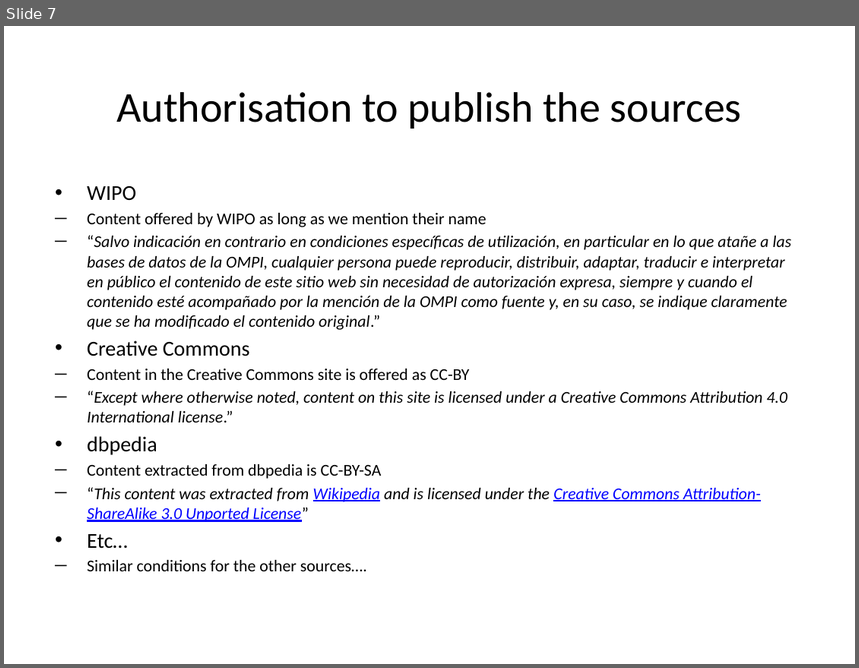
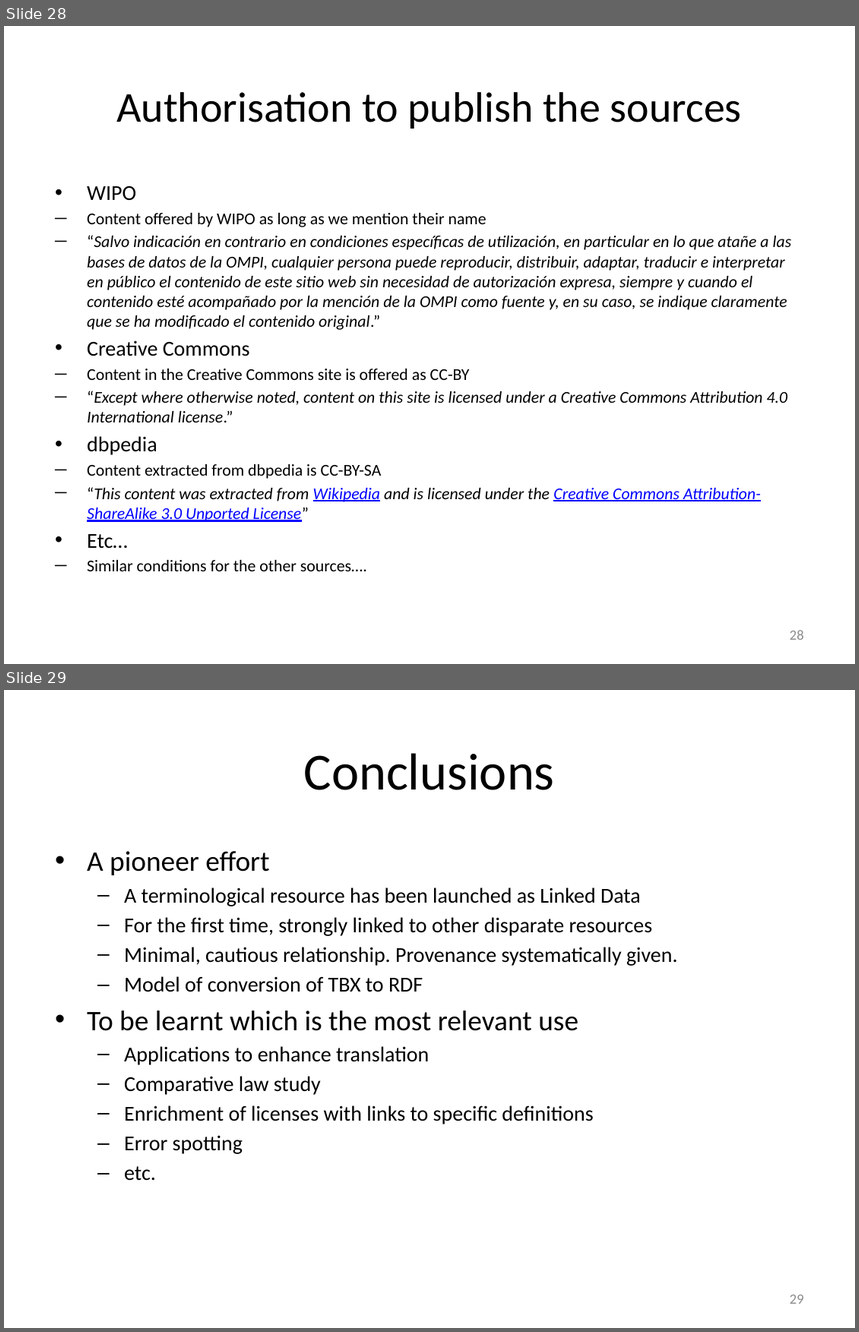
Before and after one commit to liderproject/tbx2rdfservice, a slide deck: slides.pptx. Shown one above the other, each under a label of ours: slide 7 before the commit, slides 28 and 29 after it. The pictures are 859x668 and 859x1332 pixels, drawn with LibreOffice and Linux fonts; fonts in the diff are those of the drawing. Boxes give left, top, right and bottom in pixels: in the first picture for what was removed or moved away, otherwise in the second. Text is boxed around its words. In the diff, an @@ line names an element or a change of style, - is before the commit and + after.

```diff
--- a/slides.pptx
+++ b/slides.pptx
@@ slide 29 added at (4,690,855,1328), background #FFFFFF @@
@@ title added at (304,753,555,790), 44 pt, text #000000 @@
+Conclusions
@@ text added at (87,851,678,1181), 18 pt, text #000000 @@
+• A pioneer effort
+  – A terminological resource has been launched as Linked Data
+  – For the first time, strongly linked to other disparate resources
+  – Minimal, cautious relationship. Provenance systematically given.
+  – Model of conversion of TBX to RDF
+• To be learnt which is the most relevant use
+  – Applications to enhance translation
+  – Comparative law study
+  – Enrichment of licenses with links to specific definitions
+  – Error spotting
+  – etc.
@@ page number added at (790,1295,804,1304), 12 pt, text #8C8C8C @@
+29
@@ what was slide 7 is now slide 28 @@
@@ slide 28 changed as well @@
@@ page number added at (790,630,804,640), 12 pt, text #8C8C8C @@
+28
```
Also in this commit, not shown: 5 other slides changed, 23 other slides added, 2 slides removed, 3 other files.
